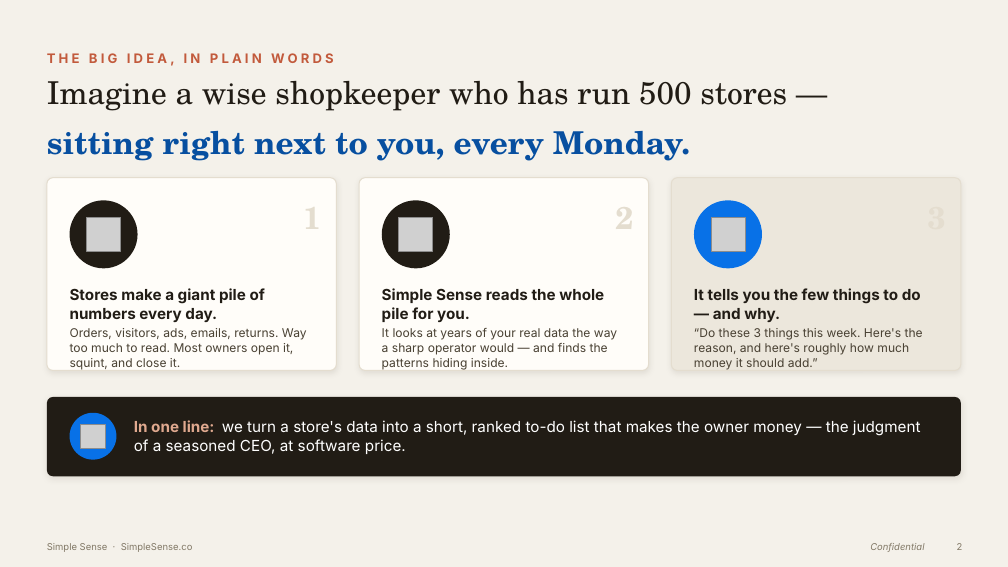
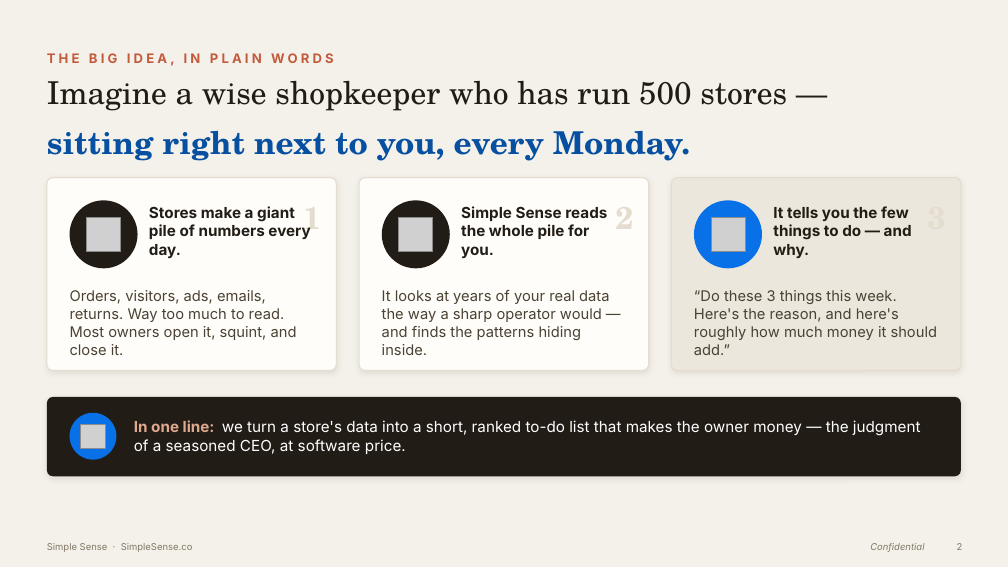
Before and after one commit to simplesense/simplesense.co, a slide deck: slide 2 of Simple_Sense_Investor_Deck.pptx. Drawn at 1008x567 pixels with LibreOffice and Linux fonts; fonts in the diff are those of the drawing; grey boxes stand for pictures. Boxes give left, top, right and bottom in pixels: in the first picture for what was removed or moved away, otherwise in the second. Text is boxed around its words. In the diff, an @@ line names an element or a change of style, - is before the commit and + after.

```diff
--- a/Simple_Sense_Investor_Deck.pptx
+++ b/Simple_Sense_Investor_Deck.pptx
@@ text "Stores make a giant pile ..." rewrapped from bbox=[70, 288, 265, 322] to bbox=[149, 206, 310, 258] @@
@@ text added at bbox=[303, 207, 321, 239], 30 pt, text #E4DDCF, bold @@
+1
@@ text "Simple Sense reads the whole ..." rewrapped from bbox=[382, 288, 604, 322] to bbox=[461, 206, 607, 258] @@
@@ text "It tells you the few ..." rewrapped from bbox=[694, 288, 921, 322] to bbox=[773, 206, 912, 258] @@
@@ text "Orders, visitors, ads, emails, returns. ...": place and size @@
-text "Orders, visitors, ads, emails, returns. ..." at bbox=[70, 328, 307, 370]
+text "Orders, visitors, ads, emails, returns. ..." at bbox=[70, 290, 297, 355]
@@ text "It looks at years of ...": place and size @@
-text "It looks at years of ..." at bbox=[382, 328, 617, 370]
+text "It looks at years of ..." at bbox=[382, 290, 609, 355]
@@ size 11.5 to 14 pt in 3 elements at bbox=[70, 290, 297, 355], bbox=[382, 290, 609, 355], bbox=[694, 290, 938, 355] @@
@@ text "“Do these 3 things this ...": place and size @@
-text "“Do these 3 things this ..." at bbox=[694, 328, 923, 370]
+text "“Do these 3 things this ..." at bbox=[694, 290, 938, 355]
```
Also in this commit, not shown: 7 other slides changed, 24 other files.
